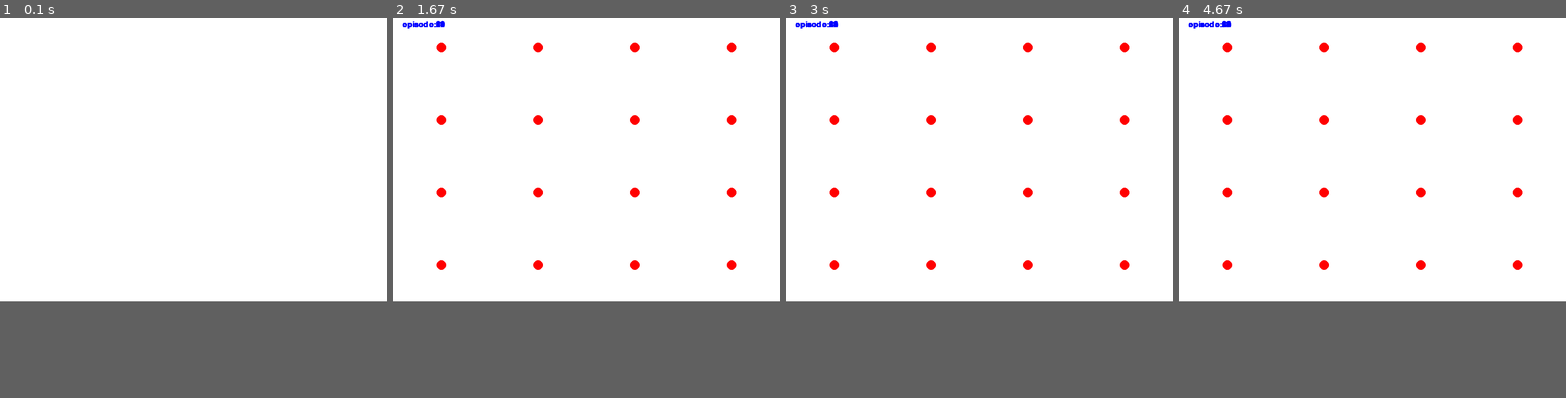
Above: before the commit, frames 1-4 (left to right).
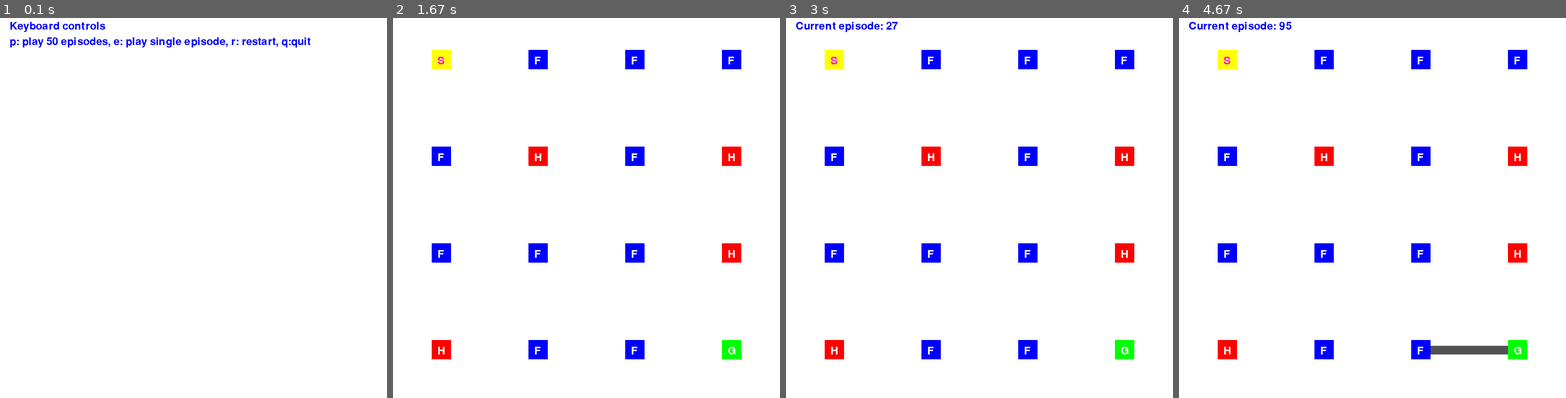
Above: after the commit, the same moments.

Repository: jmiszczak/pygame-tests
Game: pygame game, started from frozen-lake-demo.py
Two runs of this game, one before a commit and one after it. Both use one fixed random seed, a clock stepped at 60 frames per second and the inputs below.
Inputs:
- Up to frame 1 (0.1 s): no input
- Up to frame 2 (1.67 s): tap E at 0.33 s; hold P 0.67-1.13 s; hold R 1.17-1.63 s
- Up to frame 3 (3 s): hold P from 2.67 s (still down)
- Up to frame 4 (4.67 s): release P at 3.13 s; tap P at 4.17 s
In our replay, the window is 800x600 before the commit and 800x800 after it. These sizes can differ from the game's own. Grey fills any space a smaller window leaves; there, only what the larger window draws over its background counts as a difference.

The runs differ from the first frame. In frame 1, 1.0% of the frame differs, in the area x 2-81%, y 1-8%; in frame 2, 4.7%; in frame 3, 4.8%; in frame 4, 5.3%, in the area x 2-90%, y 0-90%.

Commit message:
Fixed board updating

Diff:
--- a/frozen-lake-demo.py
+++ b/frozen-lake-demo.py
@@ -14,9 +14,14 @@
         "HFFG"
         ]
 
-RED = (255,0,0)
-GREEN = (0,255,0)
-BLUE = (0,0,255)
+RED = (255,0,0,64)
+GREEN = (0,255,0,128)
+BLUE = (0,0,255,128)
+YELLOW = (255,255,0,0)
+LINE = (82,82,82,128)
+field_color = { 'S': YELLOW, 'G': GREEN, 'F' : BLUE, 'H' : RED }
+font_size = 32
+
 # grid for playing
 grid = nx.grid_2d_graph(4,4)
 for n in grid.nodes:
@@ -27,10 +32,12 @@
 rate = 1
 gamma = 0.5
 episode = 0
+batch_episodes = 50
 # Q table
 Q = {}
 
 def restart_agent():
+    global episode
     episode = 0
     for e in grid.edges:
         Q[e] = 0
@@ -65,34 +72,82 @@
 
     print("Episode", episode)
     for e in grid.edges:
-        print(e, Q[e])
+        print('Edged', e, 'has Q value', Q[e])
 
+# visualization of the current value in Q table
+def line_size(qval):
+    if qval > 0.0:
+        return int(3*(6+np.log2(qval)))
+    else:
+        return 0
+
+# illustration of the Frozen Lake
 def draw_board(screen):
 
-    font = pg.font.SysFont(None, 24)
-    img = font.render('episode:' + str(episode), True, (0,0,255))
+    x,y = int(screen_size[0]/4), int(screen_size[1]/4)
+    field_size = font_size + 8
+    font = pg.font.SysFont(None, font_size)
+
+    # draw lines  between the fields to illustrate the connectivity
+    for e in grid.edges:
+        spos = ( int((0.5+e[0][0])*x), int((0.5+e[0][1])*y) )
+        epos = ( int((0.5+e[1][0])*x), int((0.5+e[1][1])*y) )
+        pg.draw.line(screen, (128,128,128,128), spos, epos, 0)
+
+    # display filed name
+    for n in grid.nodes:
+        npos = ( int((0.5+n[1])*x-font_size/4), int((0.5+n[0])*x-font_size/4) )
+        rpos = ( int((0.5+n[1])*x-field_size/2), int((0.5+n[0])*x-field_size/2) )
+        if grid.nodes[n]['s'] in ['S'] :
+            img = font.render(grid.nodes[n]['s'], True, (255,0,255))
+        else :
+            img = font.render(grid.nodes[n]['s'], True, (255,255,255))
+        pg.draw.rect(screen, field_color[grid.nodes[n]['s']], pg.Rect(rpos,(field_size,field_size)), 0)
+        screen.blit(img, npos)
+
+
+    pg.display.update()
+
+# redraw lines according to Q table
+def update_board(screen):
+
+    screen.fill((255,255,255))
+    font = pg.font.SysFont(None, font_size)
+    img = font.render('Current episode: ' + str(episode), True, (0,0,255))
     screen.blit(img, (20, 20))
     pg.display.update()
 
     x,y = int(screen_size[0]/4), int(screen_size[1]/4)
     for e in grid.edges:
-        spos = ( int((0.5+e[0][0])*x), int((0.5+e[0][1])*y) )
-        epos = ( int((0.5+e[1][0])*x), int((0.5+e[1][1])*y) )
-        pg.draw.circle(screen, RED, spos, 10)
-        pg.draw.circle(screen, RED, epos, 10)
-        pg.draw.line(screen, BLUE, spos, epos, int(32*Q[e]))
+        spos = ( int((0.5+e[0][1])*x), int((0.5+e[0][0])*y) )
+        epos = ( int((0.5+e[1][1])*x), int((0.5+e[1][0])*y) )
+        pg.draw.line(screen, LINE, spos, epos, line_size(Q[e]))
+    draw_board(screen)
     pg.display.update()
 
-#%%
+#
+# PyGame screen initialization
+#
 pg.init()
-
-width, height = 800, 600
-screen_size = (width, height)
+screen_size = (800, 800)
 screen = pg.display.set_mode(screen_size)
 pg.display.set_caption("Frozen Lake Demo")
 screen.fill((255,255,255))
+
+#
+# welcome screen
+#
+font = pg.font.SysFont(None, font_size)
+img1 = font.render('Keyboard controls', True, BLUE)
+img2 = font.render('p: play ' + str(batch_episodes) + ' episodes, e: play single episode, r: restart, q:quit', True, BLUE)
+screen.blit(img1, (20, 20))
+screen.blit(img2, (20, 20+font_size))
+pg.display.update()
+
+#
+# main loop
+#
 finish = False
-
 while not finish:
     for event in pg.event.get():
         if event.type == pg.QUIT:
@@ -104,25 +159,29 @@
                 # quit after pressing Q
                 finish = True
             elif event.key == pg.K_p:
-                restart_agent()
-                for _ in range(500):
-                    single_episode()
-                    draw_board(screen)
-                    time.sleep(0.05)
-            elif event.key == pg.K_e:
+                screen.fill((255,255,255))
                 if episode == 0:
                     restart_agent()
+                    draw_board(screen)
+                for _ in range(batch_episodes):
+                    single_episode()
+                    update_board(screen)
+                    time.sleep(0.01)
+            elif event.key == pg.K_e:
+                screen.fill((255,255,255))
+                if episode == 0:
+                    restart_agent()
+                    draw_board(screen)
                 single_episode()
+                update_board(screen)
+            elif event.key == pg.K_r:
+                # restart the agent
+                restart_agent()
+                # draw clear board
+                screen.fill((255,255,255))
                 draw_board(screen)
-            elif event.key == pg.K_r:
-                # clear the screen
-                restart_agent()
-                screen.fill((255,255,255))
                 pg.display.update()
 
-#    color = (rnd.randint(0,255), rnd.randint(0,255), rnd.randint(0,255))
-#    position = (rnd.randint(1,screen_size[0]), rnd.randint(1, screen_size[1]))
-#    pg.draw.circle(screen, color, position, 5)
     pg.display.update()
 
 sys.exit()
